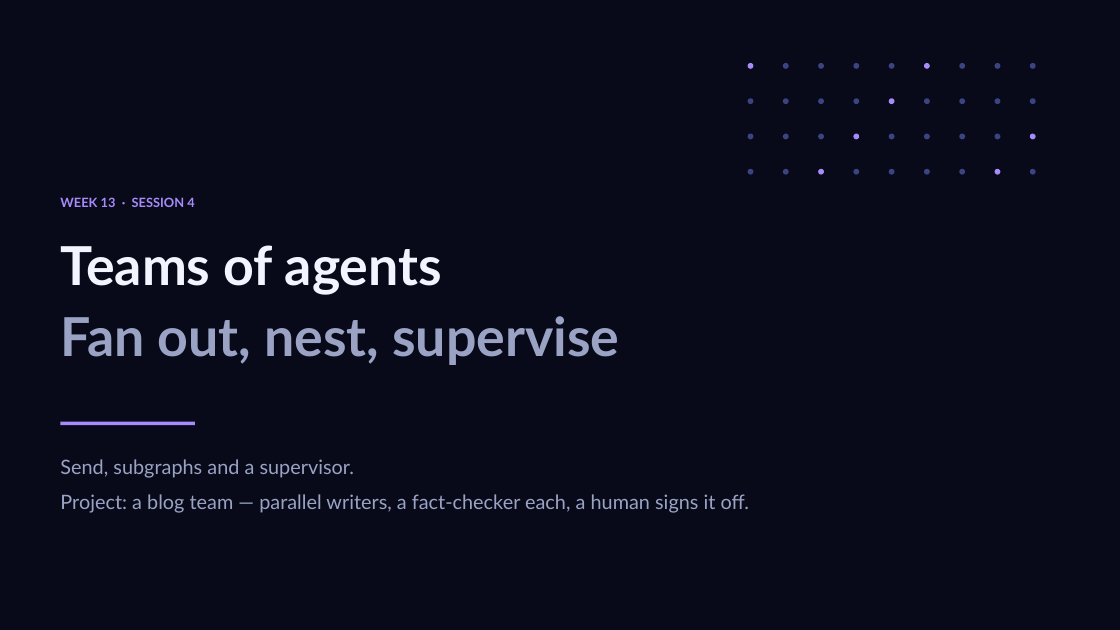
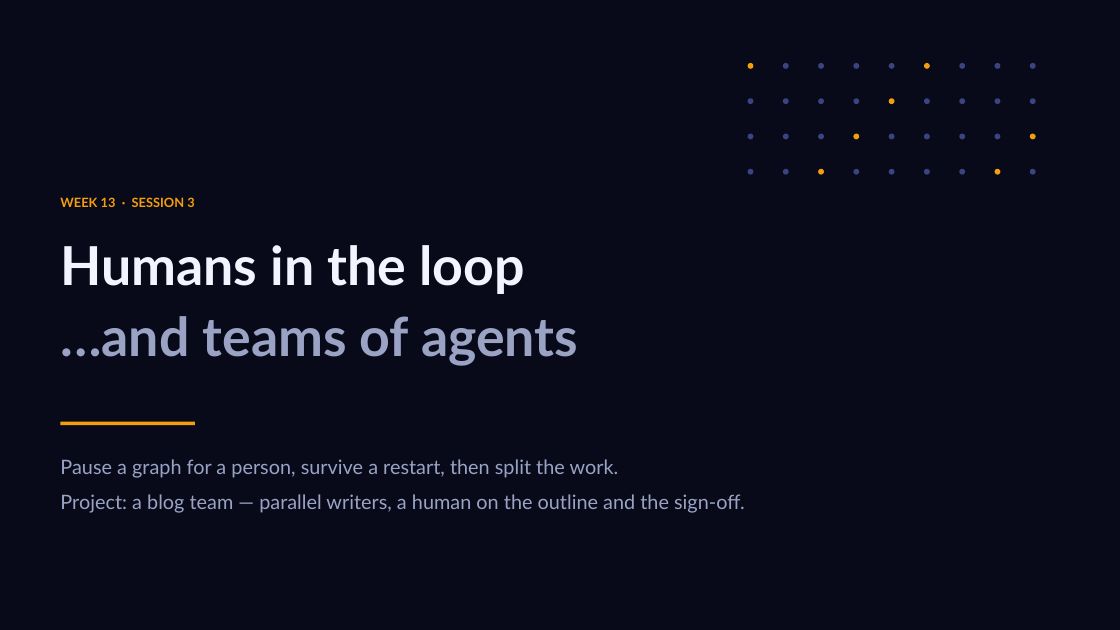
Before and after one commit to outskill-git/GenAIEngineering-Cohort6, a slide deck: slide 19 of Week13/LangGraph - Week 13.pptx (slide 36 before the commit). Drawn at 1120x630 pixels with LibreOffice and Linux fonts; fonts in the diff are those of the drawing. Boxes give left, top, right and bottom in pixels: in the first picture for what was removed or moved away, otherwise in the second. Text is boxed around its words. In the diff, an @@ line names an element or a change of style, - is before the commit and + after.

Commit message:
Week13: merge human-in-the-loop and multi-agent teams into one session-3 notebook and deck

```diff
--- a/Week13/LangGraph - Week 13.pptx
+++ b/Week13/LangGraph - Week 13.pptx
@@ text at (60,197,194,207): text changed; text colour #A78BFA to #F59E0B @@
-WEEK 13 · SESSION 4
+WEEK 13 · SESSION 3
@@ text at (60,245,578,366): text changed @@
-Teams of agents
-Fan out, nest, supervise
+Humans in the loop
+…and teams of agents
@@ fill #A78BFA to #F59E0B in 8 elements at (748,63,754,69), (924,63,930,69), (889,98,895,104), (854,134,860,139), (1030,134,1036,139), (818,169,824,175), (995,169,1001,175), (60,422,195,425) @@
@@ text at (60,459,745,513): text changed @@
-Send, subgraphs and a supervisor.
-Project: a blog team — parallel writers, a fact-checker each, a human signs it off.
+Pause a graph for a person, survive a restart, then split the work.
+Project: a blog team — parallel writers, a human on the outline and the sign-off.
```
Also in this commit, not shown: 13 other slides changed, 3 slides added, 15 slides removed, 2 other files.
